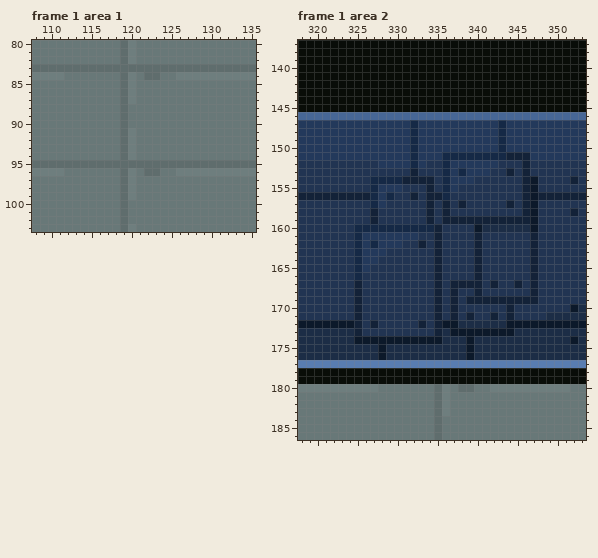
Pixel-art file -- Assets/Resources/new aseprite/level_design_test/sector_2_environment_scene.aseprite. Above is the file before it was changed.
384x288 pixels, 3 frames. Shown: frame 1 area 1: x 108..135, y 80..103; frame 1 area 2: x 318..353, y 137..186. The commit also changed other frames or places, which this record leaves out.
Once edited:
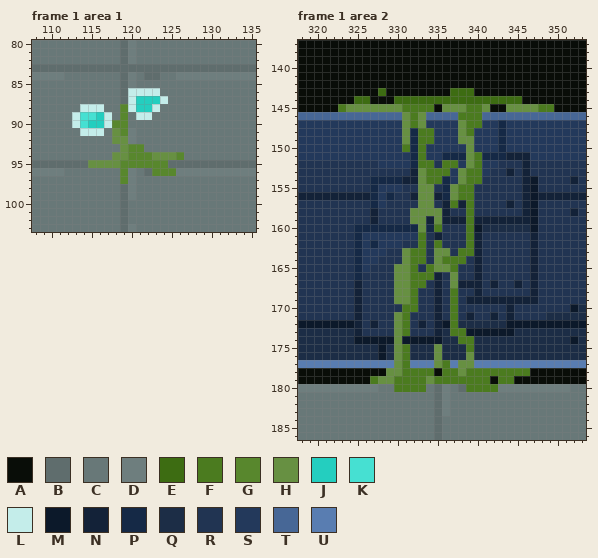
Palette (. is transparent): A #090d08  B #5f6d6d  C #687878  D #6e7e7e  E #3d6c12  F #4b7b1f  G #58872d  H #679042  J #24cebf  K #46e0d2  L #c4edea  M #0c192a  N #132238  P #152946  Q #1c2d46  R #213452  S #23395b  T #476796  U #597db1
The exact change:
Changed rows in their new state; - is an unchanged pixel.
Frame 1 area 1, layer "plants":
first column x 113:
 86 -------LLLL---
 87 -------LJJJL--
 88 -LLL--GLJJL---
 89 LKKJL-G-LL----
 90 LKJJLGG-------
 91 -LLL-HG-------
 92 -----HH-------
 93 ------HGG-----
 94 -----HHGGGHHHG
 95 --HHHHGGGGGG--
 96 ------G---GGG-
 97 ------G-------
Frame 1 area 2, layer "plants":
first column x 323:
143 -----E--------EEE----------
144 --EE---EEEEEEEEEEEEEEEE----
145 FHHHHHHHFFFF-HHHFFH--HHHHFF
146 --------HFH----FFF---------
147 --------HFH----HFF---------
148 --------H-FF---HF----------
149 --------H-FF---HH----------
150 --------F-F-----H----------
151 ----------F-----HF---------
152 ----------FF-FF-HF---------
153 ----------HFFF-HFF---------
154 ----------HFF--HFF---------
155 ----------HH--HFF----------
156 ----------HH--HFF----------
157 ----------HH--F-F----------
158 ---------HHHH---F----------
159 ---------HH-H---F----------
160 ----------H-F---F----------
161 ----------F-----F----------
162 ----------F-F---F----------
163 --------HFF-HH-FF----------
164 --------HFF-HFFF-----------
165 -------HHF-FHHF------------
166 -------HHFFF--H------------
167 -------HHFF---H------------
168 -------HHF----F------------
169 -------HHF----F------------
170 --------FF----F------------
171 -------HF-----F------------
172 -------HF-----F------------
173 -------HF-----FF-----------
174 -------H-------FF----------
175 -------HF---H---F----------
176 -------HF---H---H----------
177 -------HF---HF-HH----------
178 ------HHFFFF-FFHFFFFFFFF---
179 ----FHHFFFFHFFFFFFF-FF-----
180 -------FFFF-----FFFF-------
Boxes around the changes in both pictures, in picture pixels (x1, y1, x2, y2):
changed: (72, 88, 184, 184)
changed: (338, 88, 554, 392)
